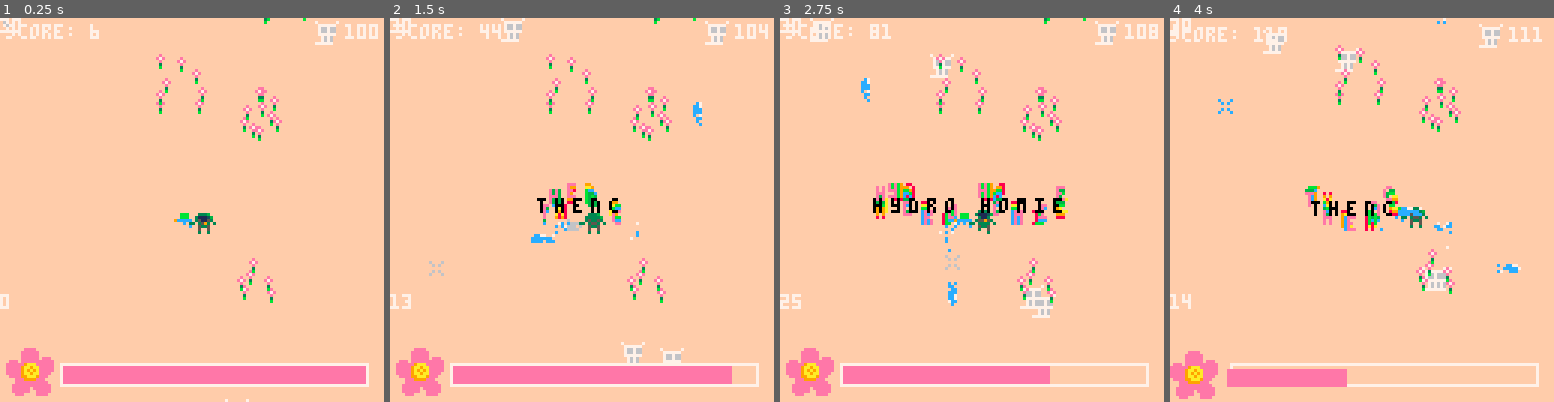
Above: before the commit, frames 1-4 (left to right).
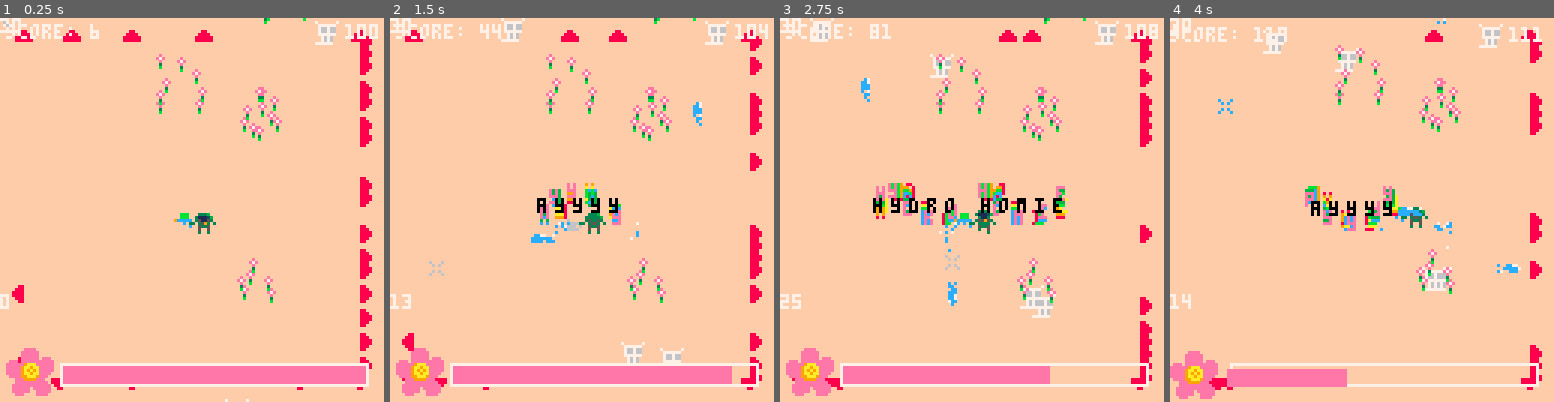
Above: after the commit, the same moments.

Repository: samboyer/ld46
Game: PICO-8 cartridge ld46.p8
The game is run twice, just before and just after one commit, with the same random seed, the same clock (stepped at 60 frames per second) and the same inputs.
Inputs (mouse positions are in pixels of both pictures, inside the frame that each line leads up to):
- Up to frame 1 (0.25 s): no input
- Up to frame 2 (1.5 s): click (670, 121) at 0.67 s; tap O (Z key) at 0.7 s; click (436, 267) at 1.22 s
- Up to frame 3 (2.75 s): hold Right 1.6-2.1 s; tap O (Z key) at 1.7, 2.1, 2.5 s; click (887, 114) at 1.77 s; hold Up 2.15-2.42 s; click (952, 259) at 2.32 s; hold Right from 2.47 s (still down)
- Up to frame 4 (4 s): click (1404, 106) at 2.87 s; tap O (Z key) at 2.9, 3.3, 3.7 s; release Right at 3.03 s; hold Left 3.08-3.58 s; click (1465, 256) at 3.42 s; hold Down 3.63-3.97 s; click (1231, 102) at 3.97 s

The runs differ from the first frame. In frame 1, 2.2% of the frame differs, in the area x 3-97%, y 3-97%; in frame 2, 2.3%; in frame 3, 1.7%; in frame 4, 1.8%.

Commit message:
Added arrows for off screen enemies

Diff:
--- a/ld46.p8
+++ b/ld46.p8
@@ -377,7 +377,7 @@
   })
 
   screen_shake = 5
-  if(rnd(1) < 0.3) then show_effect_text("thenc") end
+  if(rnd(1) < 0.3) then show_effect_text("ayyyy") end
 
 end
 
@@ -495,6 +495,10 @@
   spr(obj.sprite, obj.x - screenx + screen_shake_x, obj.y - screeny + screen_shake_y, 1, 1, obj.flip_x or false)
 end
 
+function draw_arrow(obj, dir)
+  spr(18 + dir, min(max(((obj.x - screenx)\4)*4, 4), 116), min(max(((obj.y - screeny)\4)*4, 4), 116))
+end
+
 function _draw()
   sx = screenx - screen_shake_x
   sy = screeny - screen_shake_y
@@ -504,7 +508,18 @@
 
   --enemies
   for e in all(enemies) do
-    if (not e.dead) draw_object(e)
+    if (not e.dead) then
+      draw_object(e)
+      if (e.y < screeny) then
+        draw_arrow(e, 1)
+      elseif (e.y > screeny + 128) then
+        draw_arrow(e, 3)
+      elseif (e.x < screenx) then
+        draw_arrow(e, 2)
+      elseif (e.x > screenx + 128) then
+        draw_arrow(e, 0)
+      end
+    end
   end
 
   --flowers
@@ -629,14 +644,14 @@
 00700700000444004444424444444444007a70004444424400000e00ffffffffffffff33ffffff33ffffffff33ffffff33ffffff33ffffffffffffffffffff33
 07000070000999004444444444444444000700004444444400000300ffffffffffffff33ffffff33ffffffff33ffffff33ffffff333333333333333333333333
 00000000000f0f004444444444444444000b00004444444400000b00ffffffffffffff33ffffff33ffffffff33ffffff33ffffff333333333333333333333333
-00000000000000000000000000000000000000000000000000000000333333330000000000000000000000000000000000000000000000000000000000000000
-060006000c000c000000000000000000000000000000000000000000333333330000000000000000000000000000000000000000000000000000000000000000
-0060600000c0c0000000000000000000000000000000000000000000333333330000000000000000000000000000000000000000000000000000000000000000
-00000000000000000000000000000000000000000000000000000000333333330000000000000000000000000000000000000000000000000000000000000000
-0060600000c0c0000000000000000000000000000000000000004000333333330000000000000000000000000000000000000000000000000000000000000000
-060006000c000c000000000000000000000000000000000000047400333333330000000000000000000000000000000000000000000000000000000000000000
-00000000000000000000000000000000000000000000000000004300333333330000000000000000000000000000000000000000000000000000000000000000
-00000000000000000000000000000000000000000000000000000b00333333330000000000000000000000000000000000000000000000000000000000000000
+00000000000000000000000000088000000000000000000000000000333333330088888800000000000000000000000000000000000000000000000000000000
+060006000c000c000000880000888800008800000000000000000000333333330000888800000000000000000000000000000000000000000000000000000000
+0060600000c0c0000000888008888880088800000000000000000000333333330008888800000000000000000000000000000000000000000000000000000000
+00000000000000000000888808888880888800000000000000000000333333330088888800000000000000000000000000000000000000000000000000000000
+0060600000c0c0000000888800000000888800000888888000004000333333330888880800000000000000000000000000000000000000000000000000000000
+060006000c000c000000888000000000088800000888888000047400333333338888800800000000000000000000000000000000000000000000000000000000
+00000000000000000000880000000000008800000088880000004300333333338888000000000000000000000000000000000000000000000000000000000000
+00000000000000000000000000000000000000000008800000000b00333333330880000000000000000000000000000000000000000000000000000000000000
 00000000000c70000000000000c0c00000000000000c70000000000000c0c000000000000000000000000000000000000000000070000007000000eeee000000
 0000000000cc7000000000000000c0000000000000cc70000000000000cc000000000000000000000000000000000000000000000777777000000eeeeee00000
 c00cc77000ccc0000cc770c0000c00000c0c777000ccc0000cc77007000cc00000000000000000000000000000000000000000000766766000000eeeeee00000
